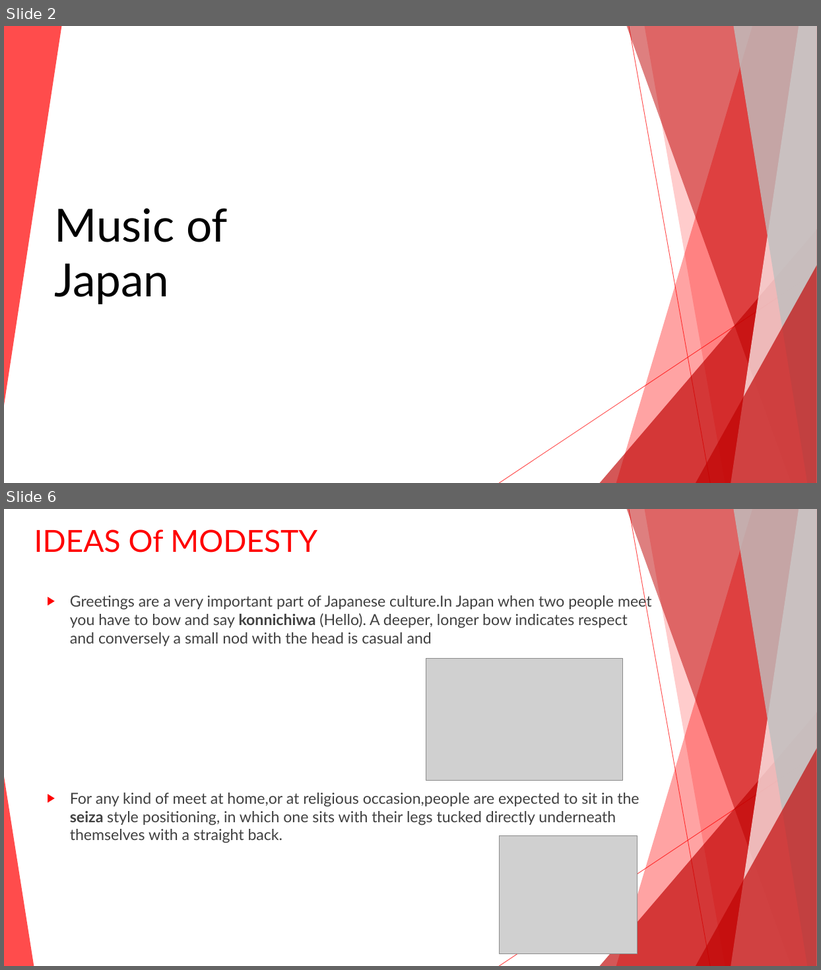
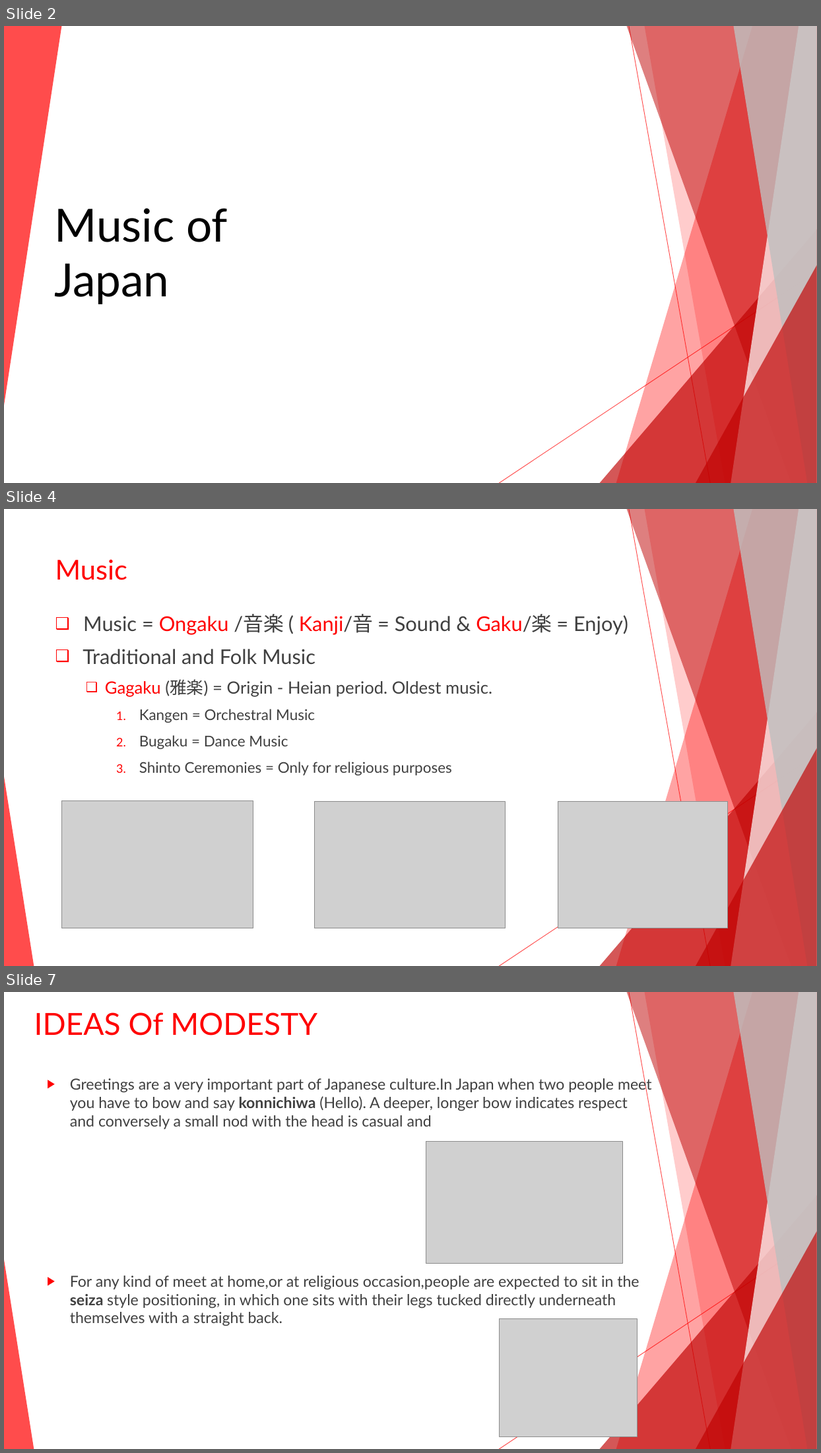
Before and after one commit to Arpan1997/hello-world, a slide deck: Arpan_Japan (1).pptx. Shown one above the other, each under a label of ours: slides 2 and 6 before the commit, slides 2, 4 and 7 after it; the slides between them are not shown. The pictures are 821x970 and 821x1453 pixels, drawn with LibreOffice and Linux fonts; fonts in the diff are those of the drawing; grey boxes stand for pictures; background and template pictures are left out. Boxes give left, top, right and bottom in pixels: in the first picture for what was removed or moved away, otherwise in the second. Text is boxed around its words. In the diff, an @@ line names an element or a change of style, - is before the commit and + after.

```diff
--- a/Arpan_Japan (1).pptx
+++ b/Arpan_Japan (1).pptx
@@ slide 4 added at [4, 509, 817, 966], background #FFFFFF; not listed: 10 template elements that a slide beside it also shows @@
@@ title added at [55, 559, 127, 580], 32.4 pt, text #FF0000 @@
+Music
@@ text added at [83, 614, 628, 776], 17.5 pt, text #404040 @@
+❑ Music = Ongaku /音楽 ( Kanji/音 = Sound & Gaku/楽 = Enjoy)
+❑ Traditional and Folk Music
+  ❑ Gagaku (雅楽) = Origin - Heian period. Oldest music.
+    1. Kangen = Orchestral Music
+    2. Bugaku = Dance Music
+    3. Shinto Ceremonies = Only for religious purposes
@@ picture added at [62, 801, 253, 929] @@
@@ picture added at [314, 801, 506, 929] @@
@@ picture added at [558, 801, 728, 929] @@
@@ what was slide 6 is now slide 7 @@
```
Also in this commit, not shown: 2 slides changed.
